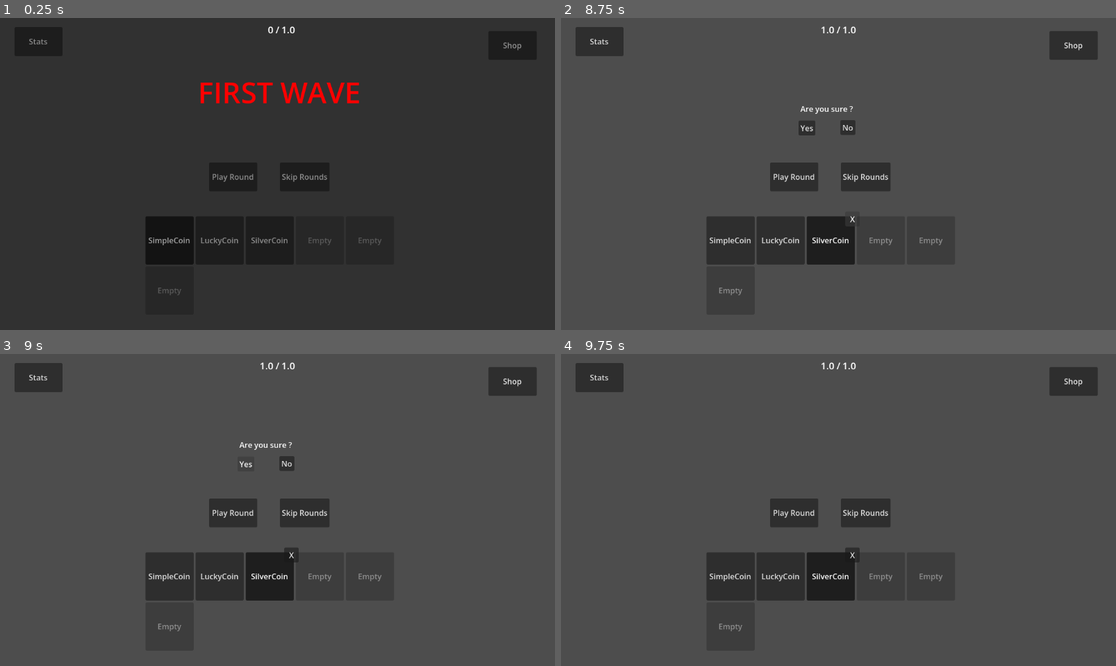
Above: before the commit, frames 1-4 (two rows, left to right).
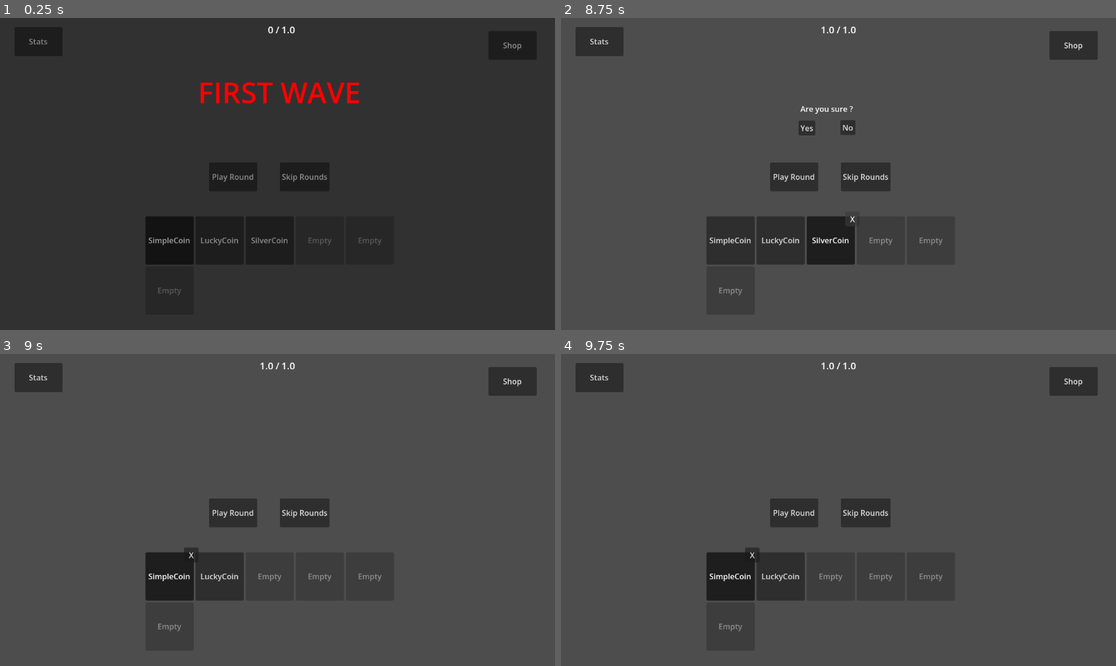
Above: after the commit, the same moments.

Repository: iceknith/Organ-Gambler-Full
Game: Godot game, scene res://src/game_scenes/main/main.tscn
Same seed, same stepped clock (60 frames per second), same inputs: the game is played once before the commit and once after it. The engine's default icon, where the game draws it, is replaced by a stand-in: a white triangle on a blue panel in a dark square.
Inputs (mouse positions are in pixels of both pictures, inside the frame that each line leads up to):
- Up to frame 1 (0.25 s): no input
- Up to frame 2 (8.75 s): click "Play Round" at 0.5 s; click "Play Round" at 1.25 s; click "Skip Rounds" at 2 s; click "Skip Rounds" at 2.75 s; click "Stats" at 3.5 s; tap Enter (ui_accept) at 4.25, 4.52 s; move the mouse to (810, 236) at 4.27 s; hold Up 4.28-5 s; hold Shift 4.28-5 s; click (810, 236) at 4.42 s; click "Shop" at 5 s; click "SimpleCoin" at 5.75 s; click "LuckyCoin" at 6.5 s; click "SilverCoin" at 7.25 s; click "X" at 8 s
- Up to frame 3 (9 s): click "Yes" at 8.75 s
- Up to frame 4 (9.75 s): click (849, 463) at 9.5 s, where only the run before the commit has a clickable "No"

Frames 1-2 are identical in both runs. In frame 3, 1.6% of the frame differs, in the area x 26-54%, y 28-80%; in frame 4, 1.4%.

Commit message:
coins deleting

Diff:
--- a/src/game_scenes/hub/coin_inventory/coins_container.gd
+++ b/src/game_scenes/hub/coin_inventory/coins_container.gd
@@ -13,7 +13,7 @@
 
 	load_coin_slot()
 
-func load_coin_slot():
+func load_coin_slot() -> void:
 	var slot:CoinSlot
 	for index in Player.maxCoinCount:
 		slot = coin_slot_scene.instantiate()
@@ -23,7 +23,14 @@
 		slot.try_to_delete.connect(display_confirm_screen)
 		add_child(slot)
 
-func deselect_others(selected:Button):
+func get_coin_slot(index:int) -> CoinSlot:
+	for slot:CoinSlot in get_children():
+		if slot.index == Player.selectedCoinIndex:
+			return slot
+	return null
+
+
+func deselect_others(selected:Button) -> void:
 	for button:Button in get_children():
 		if button != selected:
 			button.button_pressed = false
@@ -31,21 +38,26 @@
 
 func auto_select() -> void:
 	if Player.get_selected_coin() == null:
-		for button:Button in get_children():
+		for button:CoinSlot in get_children():
 			if button.coin != null:
 				button.button_pressed = true
 				button.get_child(0).visible = true
+				Player.selectedCoinIndex = button.index
 				break
 
-
-func display_confirm_screen():
+func display_confirm_screen() -> void:
 	confirm_label.visible = true
 
 
 func _on_yes_pressed() -> void:
 	print("deleting...")
+	confirm_label.visible = false
 	#delete coin and refresh
-	pass
+	var slot:CoinSlot = get_coin_slot(Player.selectedCoinIndex)
+	Player.remove_coin(Player.selectedCoinIndex)
+	slot.refresh()
+	slot.get_child(0).visible = false #hide delete button
+	auto_select()
 
 
 func _on_no_pressed() -> void:
